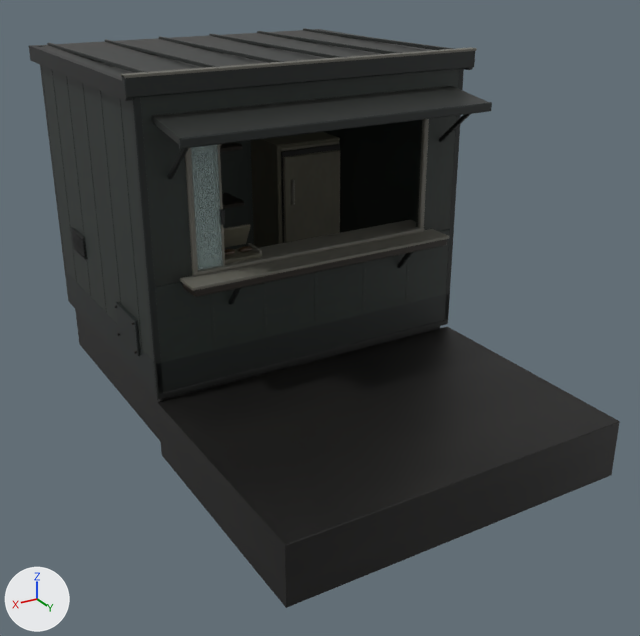
One commit to the Blender file ArtSource/City/RidgeKiosk/RidgeKiosk.blend: the scene before it, then after it.
One viewpoint serves both versions: a camera (50 mm lens) standing at (3.65, 7.41, 3.5) and looking at (0.02, 1.35, 0.46). The lights are fixed; the arrows at lower left show +X, +Y and +Z. The older version comes first.

The older version as bpy lines, for what is in view:
```python
me_ridgekiosk_kiosksashglass = bpy.data.meshes.new('RidgeKiosk_KioskSashGlass')
me_ridgekiosk_kiosksashglass.from_pydata(...)  # 32 vertices, 28 faces; spans x 0.858..1.105, y 1.219..1.252, z 1.074..2.086
me_ridgekiosk_kiosksashglass.materials.append(mat_kiosksashglass)  # grey #93a6a4
me_ridgekiosk_ridgekiosksurface = bpy.data.meshes.new('RidgeKiosk_RidgeKioskSurface')
me_ridgekiosk_ridgekiosksurface.from_pydata(...)  # 3582 vertices, 3212 faces; spans x -1.6..1.57, y -1.32..3.4, z -0.5..2.62
me_ridgekiosk_ridgekiosksurface.materials.append(mat_ridgekiosksurface)  # picture img_ridgekioskpalette_png
ob_ridgekiosk_kiosksashglass = bpy.data.objects.new('RidgeKiosk_KioskSashGlass', me_ridgekiosk_kiosksashglass)
ob_ridgekiosk_kiosksashglass.parent = ob_ridgekiosk_metricroot
ob_ridgekiosk_kiosksashglass.location = (0.0, 0.0, 0.0)
ob_ridgekiosk_ridgekiosksurface = bpy.data.objects.new('RidgeKiosk_RidgeKioskSurface', me_ridgekiosk_ridgekiosksurface)
ob_ridgekiosk_ridgekiosksurface.parent = ob_ridgekiosk_metricroot
ob_ridgekiosk_ridgekiosksurface.location = (0.0, 0.0, 0.0)
```
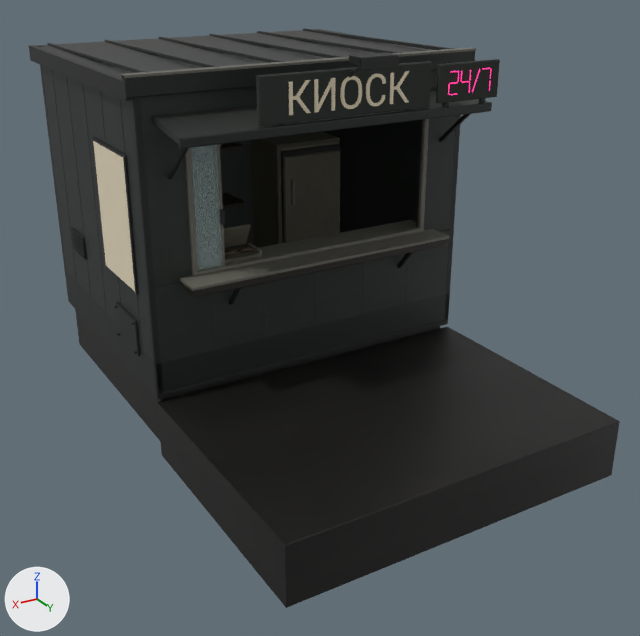
What differs and where, as boxes [x1, y1, x2, y2] in the pictures (640 x 636 px):
'RidgeKiosk_KioskSignBoard', added: after [256, 59, 500, 126]
'RidgeKiosk_KioskAdvertisement', added (beige): after [93, 141, 135, 291]
'RidgeKiosk_KioskSignLetters', added (beige): after [288, 71, 410, 115]
part 1 of me_ridgekiosk_ridgekiosksurface, added: after [349, 53, 399, 65]
part 2 of me_ridgekiosk_ridgekiosksurface, added: after [92, 137, 138, 295]

The change, as a diff of the scene's bpy script:
```diff
--- a/ArtSource/City/RidgeKiosk/RidgeKiosk.blend.py
+++ b/ArtSource/City/RidgeKiosk/RidgeKiosk.blend.py
@@ me_ridgekiosk_ridgekiosksurface @@
 # used by ob_ridgekiosk_ridgekiosksurface; parent = ob_ridgekiosk_metricroot; location = (0.0, 0.0, 0.0)
-me_ridgekiosk_ridgekiosksurface.from_pydata(...)  # 3582 vertices, 3212 faces; spans x -1.6..1.57, y -1.32..3.4, z -0.5..2.62
+me_ridgekiosk_ridgekiosksurface.from_pydata(...)  # 3870 vertices, 3464 faces; spans x -1.6..1.57, y -1.32..3.4, z -0.5..2.73
+# me_ridgekiosk_ridgekiosksurface part 1: the loose piece of 16 vertices spanning x -1.57..1.57, y 1.23..1.32, z 2.6..2.62 is copied, and the copy is scaled about its middle by (0.1, 1.94, 2.16), then moved by (0.0, 0.78, 0.1); it spans x -0.16..0.16, y 1.98..2.14, z 2.69..2.73
+# me_ridgekiosk_ridgekiosksurface part 2: the loose piece of 16 vertices spanning x 1.41..1.5, y -1.22..1.22, z 0.08..2.54 is copied, and the copy is scaled about its middle by (0.174, 0.314, 0.457), then moved by (0.05, 0.62, 0.12); it spans x 1.5..1.52, y 0.24..1.0, z 0.87..1.99
+# other edits to the shape of me_ridgekiosk_ridgekiosksurface do not show in these pictures
 me_ridgekiosk_ridgekiosksurface.materials.append(mat_ridgekiosksurface)
@@ me_ridgekiosk_kioskadvertisement @@
+me_ridgekiosk_kioskadvertisement.from_pydata([(-1.52, 0.98, 0.89), (-1.52, 0.26, 0.89), (-1.52, 0.26, 1.97), (-1.52, 0.98, 1.97), (1.52, 0.26, 0.89), (1.52, 0.98, 0.89), (1.52, 0.98, 1.97), (1.52, 0.26, 1.97)], [], [(0, 1, 2, 3), (4, 5, 6, 7)])
+me_ridgekiosk_kioskadvertisement.materials.append(mat_kioskadvertisement)  # beige #e6dabf
@@ ob_ridgekiosk_kioskadvertisement @@
+ob_ridgekiosk_kioskadvertisement = bpy.data.objects.new('RidgeKiosk_KioskAdvertisement', me_ridgekiosk_kioskadvertisement)
+ob_ridgekiosk_kioskadvertisement.parent = ob_ridgekiosk_metricroot
+ob_ridgekiosk_kioskadvertisement.location = (0.0, 0.0, 0.0)
@@ ob_ridgekiosk_kiosksignletters @@
+ob_ridgekiosk_kiosksignletters = bpy.data.objects.new('RidgeKiosk_KioskSignLetters', me_ridgekiosk_kiosksignletters)  # 592 vertices, 428 faces; spans x -0.547..0.519, y 1.751..1.755, z 2.311..2.553; in mat_kiosksignletters (beige #e6dabf)
+ob_ridgekiosk_kiosksignletters.parent = ob_ridgekiosk_metricroot
+ob_ridgekiosk_kiosksignletters.location = (0.0, 0.0, 0.0)
@@ ob_ridgekiosk_kiosksignboard @@
+ob_ridgekiosk_kiosksignboard = bpy.data.objects.new('RidgeKiosk_KioskSignBoard', me_ridgekiosk_kiosksignboard)  # 32 vertices, 28 faces; spans x -1.44..0.76, y 1.71..1.77, z 2.26..2.61; in mat_kiosksignboard (dark grey #2c312d)
+ob_ridgekiosk_kiosksignboard.parent = ob_ridgekiosk_metricroot
+ob_ridgekiosk_kiosksignboard.location = (0.0, 0.0, 0.0)
```
